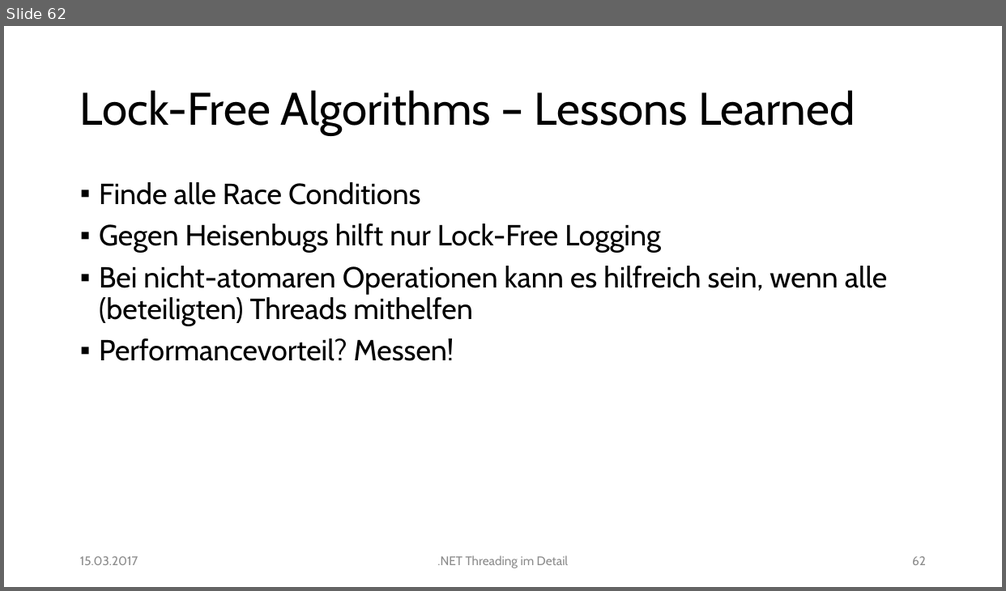
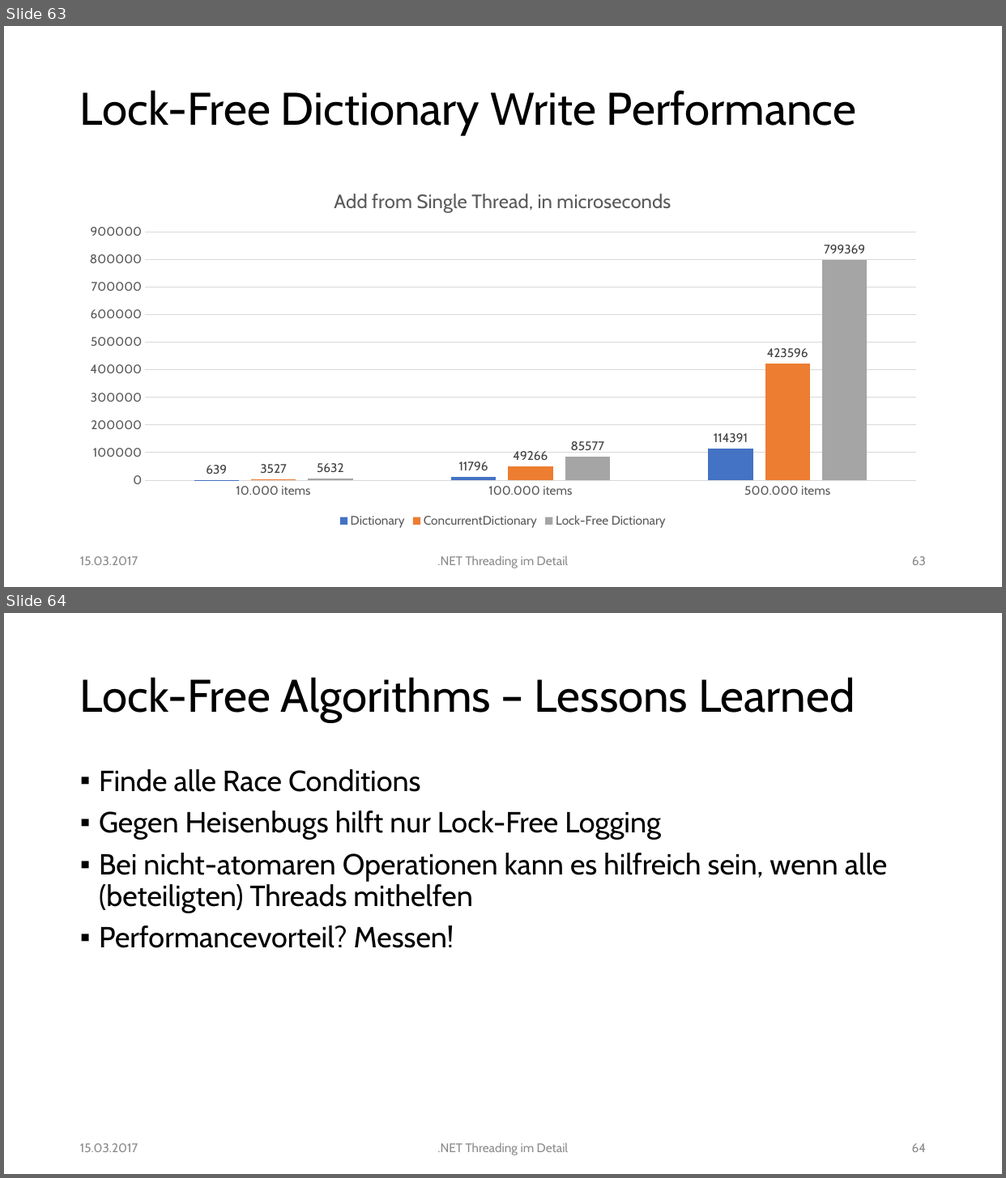
Before and after one commit to feO2x/NetThreadingInDetail, a slide deck: NET Threading im Detail.pptx. Shown one above the other, each under a label of ours: slide 62 before the commit, slides 63 and 64 after it. The pictures are 1006x591 and 1006x1178 pixels, drawn with LibreOffice and Linux fonts; fonts in the diff are those of the drawing. Boxes give left, top, right and bottom in pixels: in the first picture for what was removed or moved away, otherwise in the second. Text is boxed around its words. In the diff, an @@ line names an element or a change of style, - is before the commit and + after.

Commit message:
added performance charts to presentation

```diff
--- a/NET Threading im Detail.pptx
+++ b/NET Threading im Detail.pptx
@@ slide 63 added at [4, 26, 1002, 587], background #FFFFFF @@
@@ title added at [80, 90, 856, 135], 44 pt, text #000000 @@
+Lock-Free Dictionary Write Performance
@@ column chart added at [73, 176, 934, 532] @@
+title "Add from Single Thread, in microseconds "
+categories: 10.000 items, 100.000 items, 500.000 items
+Dictionary: 639, 11796, 114391
+ConcurrentDictionary: 3527, 49266, 423596
+Lock-Free Dictionary: 5632, 85577, 799369
@@ text added at [80, 557, 138, 565], 12 pt, text #8C8C8C @@
+15.03.2017
@@ text added at [437, 556, 568, 569], 12 pt, text #8C8C8C @@
+.NET Threading im Detail
@@ page number added at [912, 557, 926, 565], 12 pt, text #8C8C8C @@
+63
@@ what was slide 62 is now slide 64 @@
@@ page number at [912, 1144, 926, 1152]: text changed @@
-62
+64
```
Also in this commit, not shown: 1 other slide added.
